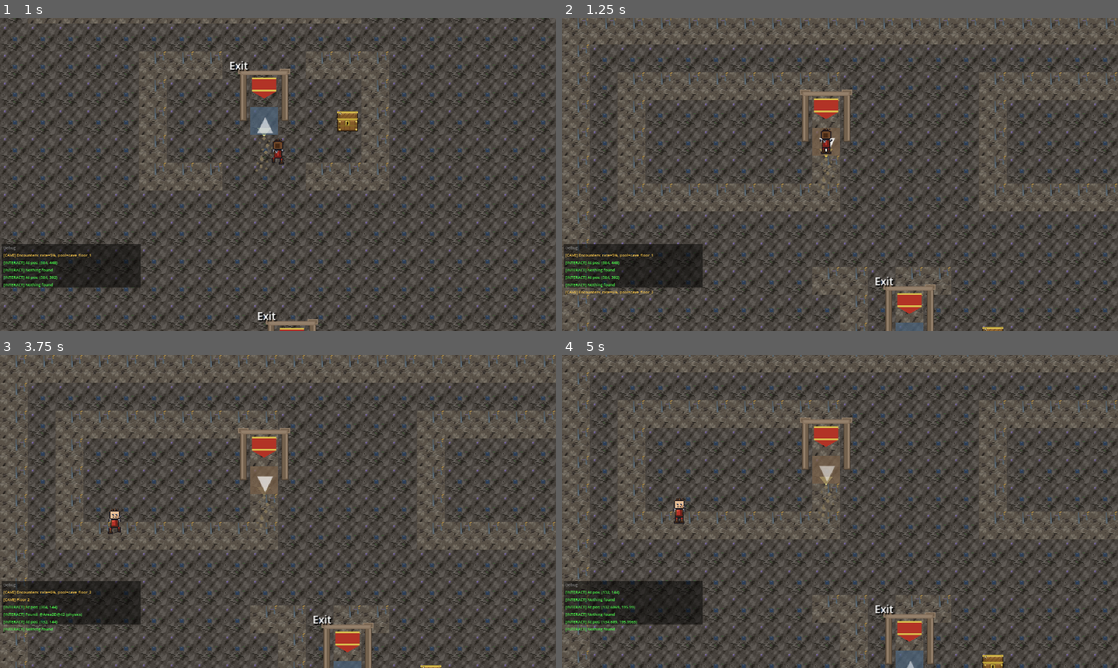
Above: before the commit, frames 1-4 (two rows, left to right).
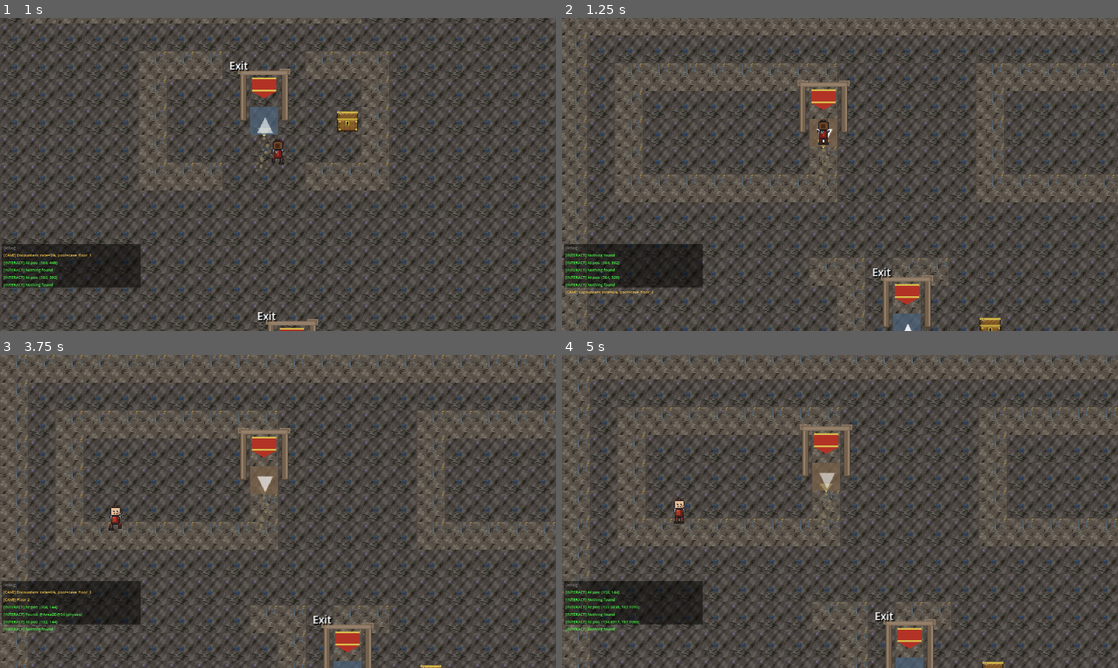
Above: after the commit, the same moments.

Repository: struktured-labs/cowardly-irregular
Game: Godot game, scene res://src/maps/dungeons/WhisperingCave.tscn
Two runs of this game, one before a commit and one after it. Both use one fixed random seed, a clock stepped at 60 frames per second and the inputs below. This scene is started directly instead of the project's main scene.
Inputs (mouse positions are in pixels of both pictures, inside the frame that each line leads up to):
- Up to frame 1 (1 s): tap Enter at 0.5 s; move the mouse to (250, 237) at 0.52 s; hold Up (ui_up) from 0.53 s (still down); hold R (battle_advance) from 0.53 s (still down); click (250, 237) at 0.67 s; tap Z (ui_accept) at 0.77 s
- Up to frame 2 (1.25 s): keep holding Up (ui_up); keep holding R (battle_advance); tap Z (ui_accept) at 1.07 s
- Up to frame 3 (3.75 s): release Up (ui_up) at 1.25 s; release R (battle_advance) at 1.25 s; drag from (444, 558) to (266, 480) at 1.27 s; tap Z (ui_accept) at 2, 3.5 s; move the mouse to (111, 464) at 2.02 s; hold Left (ui_left) 2.03-2.75 s; hold Tab (battle_toggle_auto) 2.03-2.75 s; drag from (305, 511) to (111, 464) at 2.77 s; move the mouse to (194, 433) at 3.52 s; hold Down (ui_down) from 3.53 s (still down); tap E (camera_rotate_right) at 3.6 s
- Up to frame 4 (5 s): tap Z (ui_accept) at 3.77, 4.07 s; release Down (ui_down) at 4.25 s; drag from (962, 495) to (828, 467) at 4.27 s

Frame 1 is identical in both runs. In frame 2, 32% of the frame differs, in the area x 0-100%, y 0-100%; in frame 3, 0.2%; in frame 4, 35%.

Commit message:
fix: collision offset y=-8 → y=0 for Mode 7 alignment
Mode 7 overlay decouples visual from physics — the player sprite
is rendered at a fixed screen position regardless of collision body
offset. The y=-8 overcorrection made interactions trigger at the
wrong position. Center (0,0) aligns physics with the actual tile
the player is standing on.

Co-Authored-By: Claude Opus 4.6 (1M context) <noreply@anthropic.com>

Diff:
--- a/src/exploration/OverworldPlayer.gd
+++ b/src/exploration/OverworldPlayer.gd
@@ -225,7 +225,7 @@
 	var shape = CircleShape2D.new()
 	shape.radius = 4.0  # Tiny collision for maximum Mode 7 navigation forgiveness
 	collision.shape = shape
-	collision.position = Vector2(0, -8)  # Offset UP to body center — fixes interaction requiring player to walk past targets
+	collision.position = Vector2(0, 0)  # Center — Mode 7 decouples visual from physics, no offset needed
 	add_child(collision)
 
 	# Set collision layers: layer 1 = walls, layer 2 = player (for NPC detection)
